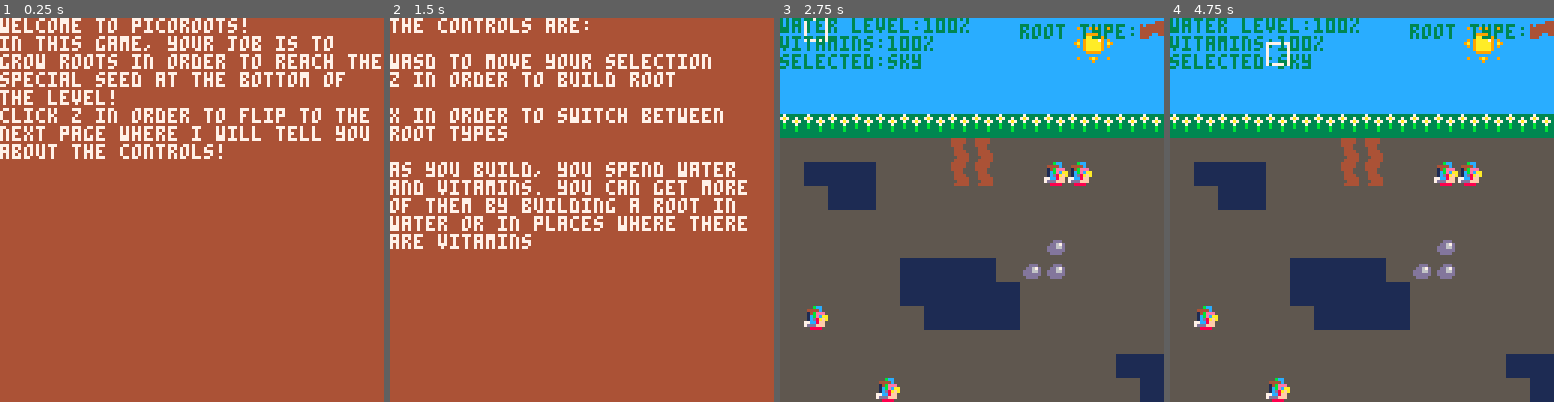
Above: before the commit, frames 1-4 (left to right).
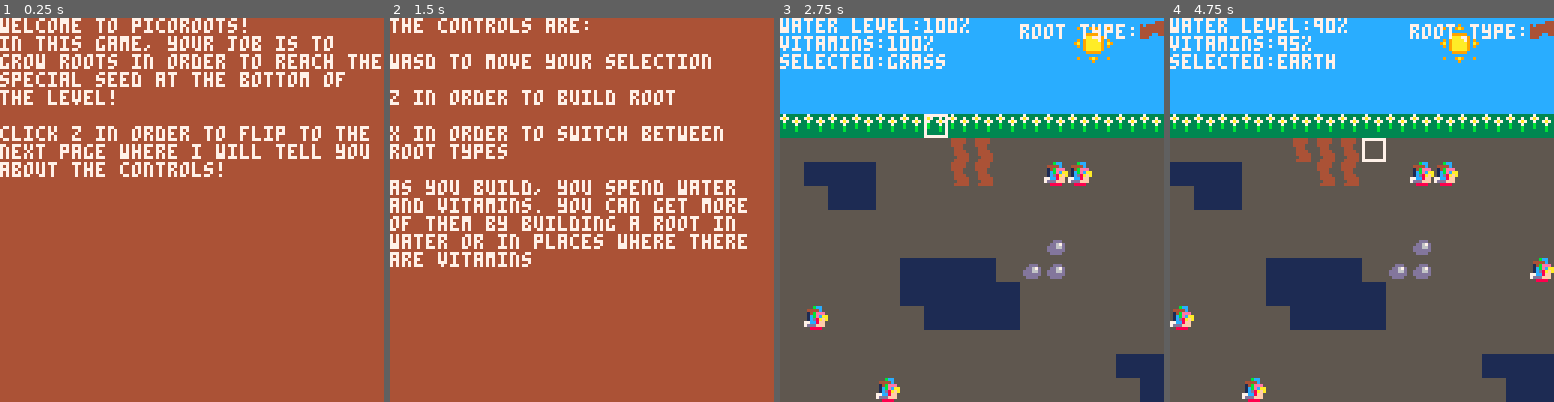
Above: after the commit, the same moments.

Repository: LogerGrunt/PicoRoots
Game: PICO-8 cartridge roots.p8
The game is run twice, just before and just after one commit, with the same random seed, the same clock (stepped at 60 frames per second) and the same inputs.
Inputs:
- Up to frame 1 (0.25 s): no input
- Up to frame 2 (1.5 s): tap X (X key) at 0.33, 1.07 s; tap O (Z key) at 0.7 s
- Up to frame 3 (2.75 s): hold Right 1.6-2.1 s; tap O (Z key) at 1.7, 2.1, 2.5 s; tap X (X key) at 1.85 s; hold Up 2.15-2.42 s; hold Right from 2.47 s (still down)
- Up to frame 4 (4.75 s): tap O (Z key) every 0.4 s from 2.9 to 4.5 s; tap X (X key) at 2.97, 4.08 s; release Right at 3.03 s; hold Left 3.08-3.58 s; hold Down 3.63-3.97 s; hold Right 4.02-4.68 s; hold Up from 4.73 s (still down)

The runs differ from the first frame. In frame 1, 4.8% of the frame differs, in the area x 0-97%, y 23-42%; in frame 2, 12%, in the area x 0-93%, y 14-65%; in frame 3, 3.1%; in frame 4, 12%.

Commit message:
Update roots.p8
Fixed some bugs, now the prototype actually works (theoretically). Still have no win condition or the "seed" i was talking about in the tutorial

Diff:
--- a/roots.p8
+++ b/roots.p8
@@ -29,8 +29,8 @@
 		draw_selected()
 		print_stats()
 		show_root_sprite()
-		print("selected:" .. tile_type(selectionx,selectiony),3)
-		print("root type:",camx+80,camy+2)
+		print("selected:" .. tile_type(selectionx,selectiony),7)
+		print("root type:",camx+80,camy+2,7)
 	end
 end
 
@@ -61,16 +61,16 @@
 -->8
 --selection code
 
-selectionx=0
-selectiony=0
+selectionx=5
+selectiony=5
 
 function move_selection()
 	if (btnp(⬆️)) selectiony-=1
 	if (btnp(⬇️)) selectiony+=1
 	if (btnp(➡️)) selectionx+=1
 	if (btnp(⬅️)) selectionx-=1
-	selectionx=mid(0,selectionx,15)
-	selectiony=mid(0,selectiony,15)
+	selectionx=mid(0,selectionx,63)
+	selectiony=mid(0,selectiony,63)
 end
 
 
@@ -87,8 +87,8 @@
 end
 
 function print_stats()
-	print("water level:" .. water_level .. "%",camx,camy)
-	print("vitamins:" .. vitamin_level .. "%",camx,camy+6)
+	print("water level:" .. water_level .. "%",camx,camy,7)
+	print("vitamins:" .. vitamin_level .. "%",camx,camy+6,7)
 end
 
 
@@ -229,6 +229,7 @@
 	print("grow roots in order to reach the ",7)
 	print("special seed at the bottom of",7)
 	print("the level!")
+	print("")
 	print("click z in order to flip to the ",7)
 	print("next page where i will tell you ",7)
 	print("about the controls!")
@@ -241,6 +242,7 @@
 	print("the controls are:",7)
 	print("")
 	print("wasd to move your selection",7)
+	print("")
 	print("z in order to build root",7)
 	print("")
 	print("x in order to switch between",7)
